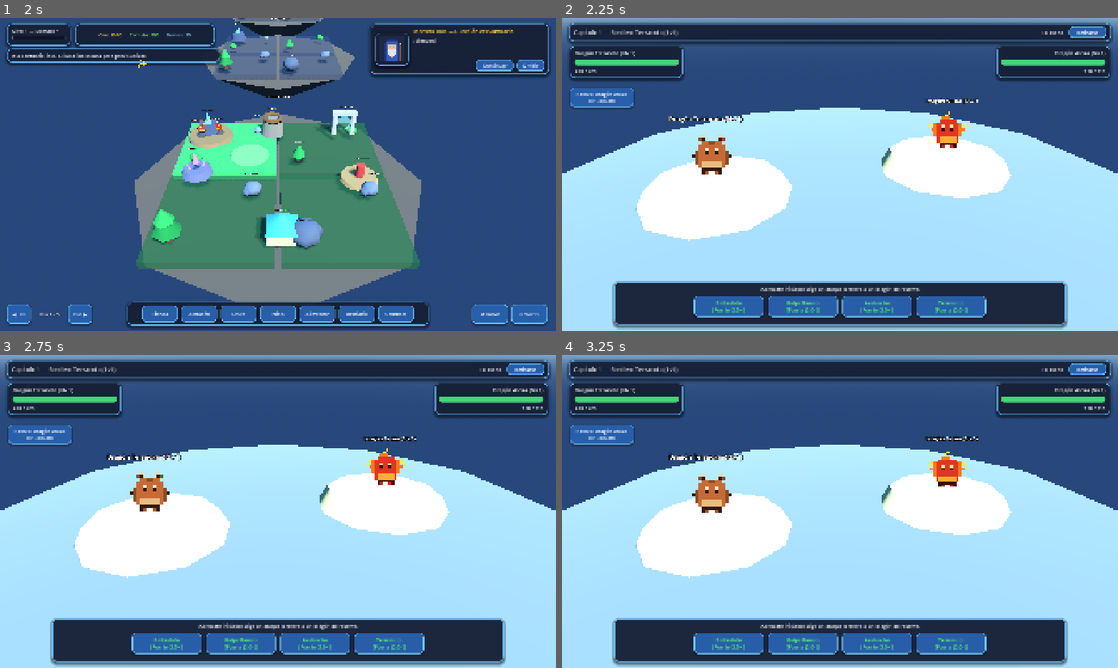
Above: before the commit, frames 1-4 (two rows, left to right).
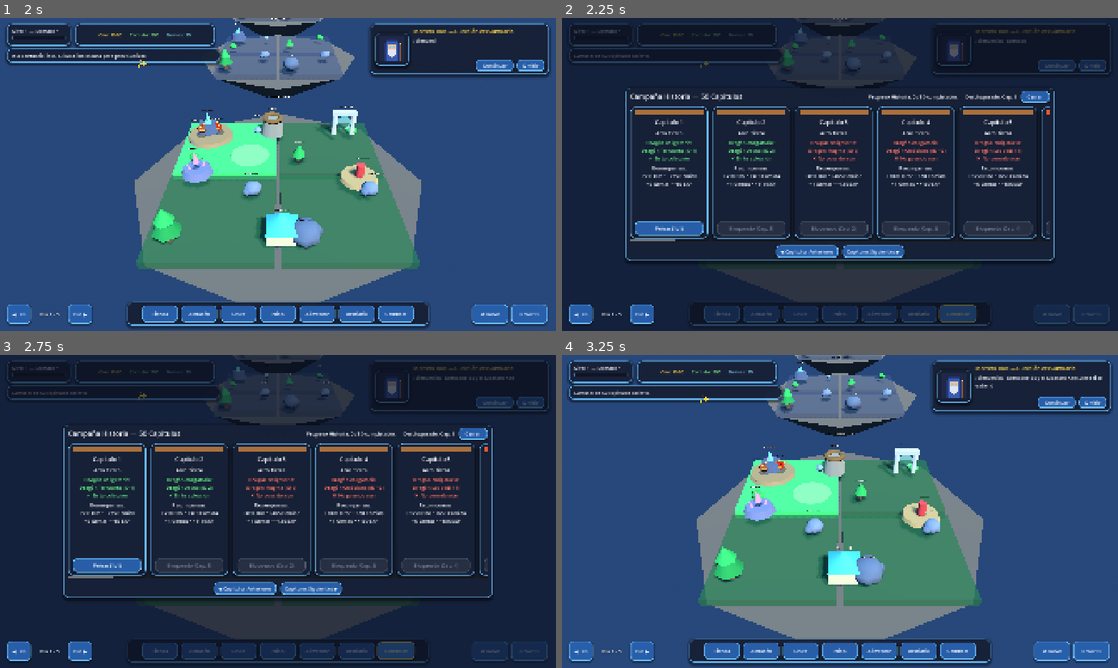
Above: after the commit, the same moments.

Repository: recab535/VJdeRecab
Game: Godot game, scene res://scenes/ui/loading_screen.tscn
The game is run twice, just before and just after one commit, with the same random seed, the same clock (stepped at 60 frames per second) and the same inputs.
Inputs (mouse positions are in pixels of both pictures, inside the frame that each line leads up to):
- Up to frame 1 (2 s): tap Enter at 0.5 s; move the mouse to (400, 158) at 0.52 s; hold Right 0.53-1.25 s; tap Q at 0.6 s; click (400, 158) at 0.67 s; drag from (166, 190) to (250, 237) at 1.27 s
- Up to frame 2 (2.25 s): click "Combate" at 2 s
- Up to frame 3 (2.75 s): no input
- Up to frame 4 (3.25 s): click (1034, 433) at 2.75 s, where only the run after the commit has a clickable "Cerrar"

Frame 1 is identical in both runs. In frame 2, 87% of the frame differs, in the area x 0-100%, y 0-100%; in frame 3, 87%; in frame 4, 78%.

Commit message:
feat(Fase 6): carrusel horizontal de 50 capitulos con especie obligatoria por capitulo y fix tienda

Diff:
--- /dev/null
+++ b/scenes/ui/campana_panel.tscn
@@ -0,0 +1,93 @@
+[gd_scene load_steps=3 format=3]
+
+[ext_resource type="Script" path="res://scripts/ui/campana_panel.gd" id="1_camp"]
+[ext_resource type="Theme" path="res://assets/ui/game_theme.tres" id="2_theme"]
+
+[node name="CampanaPanel" type="Control"]
+visible = false
+layout_mode = 3
+anchors_preset = 15
+anchor_right = 1.0
+anchor_bottom = 1.0
+grow_horizontal = 2
+grow_vertical = 2
+theme = ExtResource("2_theme")
+script = ExtResource("1_camp")
+
+[node name="Dimmer" type="ColorRect" parent="."]
+layout_mode = 1
+anchors_preset = 15
+anchor_right = 1.0
+anchor_bottom = 1.0
+grow_horizontal = 2
+grow_vertical = 2
+color = Color(0.04, 0.06, 0.12, 0.68)
+
+[node name="Panel" type="PanelContainer" parent="."]
+layout_mode = 1
+anchors_preset = 8
+anchor_left = 0.5
+anchor_top = 0.5
+anchor_right = 0.5
+anchor_bottom = 0.5
+offset_left = -740.0
+offset_top = -300.0
+offset_right = 740.0
+offset_bottom = 300.0
+grow_horizontal = 2
+grow_vertical = 2
+
+[node name="VBoxMain" type="VBoxContainer" parent="Panel"]
+layout_mode = 2
+theme_override_constants/separation = 14
+
+[node name="Header" type="HBoxContainer" parent="Panel/VBoxMain"]
+layout_mode = 2
+theme_override_constants/separation = 14
+
+[node name="LblTitulo" type="Label" parent="Panel/VBoxMain/Header"]
+layout_mode = 2
+size_flags_horizontal = 3
+theme_override_font_sizes/font_size = 24
+text = "Campaña Historia — 50 Capítulos"
+
+[node name="LblCampProgreso" type="Label" parent="Panel/VBoxMain/Header"]
+unique_name_in_owner = true
+layout_mode = 2
+text = "Progreso: 0 / 50"
+
+[node name="BtnCerrarCamp" type="Button" parent="Panel/VBoxMain/Header"]
+unique_name_in_owner = true
+custom_minimum_size = Vector2(100, 40)
+layout_mode = 2
+text = "Cerrar"
+
+[node name="ScrollChapters" type="ScrollContainer" parent="Panel/VBoxMain"]
+unique_name_in_owner = true
+layout_mode = 2
+size_flags_vertical = 3
+horizontal_scroll_mode = 2
+vertical_scroll_mode = 0
+
+[node name="ChaptersRow" type="HBoxContainer" parent="Panel/VBoxMain/ScrollChapters"]
+unique_name_in_owner = true
+layout_mode = 2
+size_flags_vertical = 3
+theme_override_constants/separation = 16
+
+[node name="FooterNav" type="HBoxContainer" parent="Panel/VBoxMain"]
+layout_mode = 2
+theme_override_constants/separation = 16
+alignment = 1
+
+[node name="BtnScrollIzq" type="Button" parent="Panel/VBoxMain/FooterNav"]
+unique_name_in_owner = true
+custom_minimum_size = Vector2(180, 44)
+layout_mode = 2
+text = "◀ Capítulos Anteriores"
+
+[node name="BtnScrollDer" type="Button" parent="Panel/VBoxMain/FooterNav"]
+unique_name_in_owner = true
+custom_minimum_size = Vector2(180, 44)
+layout_mode = 2
+text = "Capítulos Siguientes ▶"
--- a/scenes/ui/hud_basic.tscn
+++ b/scenes/ui/hud_basic.tscn
@@ -9,6 +9,7 @@
 [ext_resource type="PackedScene" path="res://scenes/ui/tutorial_dialog.tscn" id="7_tutorial"]
 [ext_resource type="PackedScene" path="res://scenes/ui/estructura_modal.tscn" id="8_est_modal"]
 [ext_resource type="PackedScene" path="res://scenes/ui/almacen_panel.tscn" id="9_almacen"]
+[ext_resource type="PackedScene" path="res://scenes/ui/campana_panel.tscn" id="10_campana"]
 
 [node name="HUD" type="CanvasLayer"]
 script = ExtResource("1_hud")
@@ -307,6 +308,8 @@
 
 [node name="AlmacenPanel" parent="RootControl" instance=ExtResource("9_almacen")]
 
+[node name="CampanaPanel" parent="RootControl" instance=ExtResource("10_campana")]
+
 [node name="IslaNavBar" type="HBoxContainer" parent="RootControl"]
 layout_mode = 1
 anchors_preset = 2
--- a/scenes/ui/tienda_panel.tscn
+++ b/scenes/ui/tienda_panel.tscn
@@ -112,12 +112,12 @@
 theme_override_constants/v_separation = 12
 columns = 4
 
-[node name="Paquetes (Gemas/Oro/Comida)" type="ScrollContainer" parent="Panel/VBoxMain/Tabs"]
+[node name="Paquetes" type="ScrollContainer" parent="Panel/VBoxMain/Tabs"]
 visible = false
 layout_mode = 2
 metadata/_tab_index = 4
 
-[node name="GridPaquetes" type="GridContainer" parent="Panel/VBoxMain/Tabs/Paquetes (Gemas/Oro/Comida)"]
+[node name="GridPaquetes" type="GridContainer" parent="Panel/VBoxMain/Tabs/Paquetes"]
 unique_name_in_owner = true
 layout_mode = 2
 size_flags_horizontal = 3
--- a/scripts/main.gd
+++ b/scripts/main.gd
@@ -20,6 +20,7 @@
 @onready var tutorial_dialog: Control = $HUD/RootControl/TutorialDialog
 @onready var estructura_modal: Control = $HUD/RootControl/EstructuraModal
 @onready var almacen_panel: Control = $HUD/RootControl/AlmacenPanel
+@onready var campana_panel: Control = $HUD/RootControl/CampanaPanel
 
 var _islands: Dictionary = {}
 var _built_habitats: Dictionary = {}
@@ -71,6 +72,8 @@
 			almacen_panel.connect("status_message", hud.show_status_message)
 		if almacen_panel.has_signal("place_tile_requested"):
 			almacen_panel.connect("place_tile_requested", _on_place_tile_requested)
+	if campana_panel and campana_panel.has_signal("chapter_battle_requested"):
+		campana_panel.connect("chapter_battle_requested", _on_chapter_battle_requested)
 
 	_register_islands()
 	_close_overlay_panels()
@@ -326,7 +329,9 @@
 				hud.show_status_message("Bestiario abierto.")
 		"Combate":
 			_close_overlay_panels()
-			_open_combat_arena(1)
+			if campana_panel and campana_panel.has_method("open_campaign"):
+				campana_panel.call("open_campaign")
+				hud.show_status_message("Carrusel de 50 capítulos abierto.")
 		_:
 			hud.show_status_message("Panel %s seleccionado." % panel_name)
 
@@ -344,6 +349,8 @@
 		estructura_modal.visible = false
 	if almacen_panel:
 		almacen_panel.visible = false
+	if campana_panel:
+		campana_panel.visible = false
 	if hud:
 		hud.hide_dragon_feed_panel()
 		hud.hide_island_preview()
@@ -371,7 +378,11 @@
 		hud.show_status_message(str(res.get("msg", "")))
 
 
-func _open_combat_arena(chapter_id: int = 1) -> void:
+func _on_chapter_battle_requested(chapter_data: Dictionary) -> void:
+	_open_combat_arena(chapter_data)
+
+
+func _open_combat_arena(chapter_data: Variant = {}) -> void:
 	if is_instance_valid(_active_combat_arena):
 		return
 	if tutorial_dialog and tutorial_dialog.has_method("notify_action"):
@@ -392,8 +403,8 @@
 	if mgr:
 		if not mgr.is_connected("combat_finished", _on_combat_finished):
 			mgr.connect("combat_finished", _on_combat_finished)
-		if chapter_id > 1 and mgr.has_method("start_chapter"):
-			mgr.call("start_chapter", chapter_id, _active_combat_arena)
+		if chapter_data is Dictionary and not chapter_data.is_empty() and mgr.has_method("start_chapter_data"):
+			mgr.call("start_chapter_data", chapter_data, _active_combat_arena)
 
 
 func _on_combat_finished(victory: bool, rewards: Dictionary) -> void:
--- /dev/null
+++ b/scripts/ui/campana_panel.gd
@@ -0,0 +1,174 @@
+extends Control
+
+## Carrusel horizontal de 50 capítulos PvE (5 por cada uno de los 8 elementos + 10 Legendarios).
+## Cada capítulo exige 1 especie específica del catálogo (especie_requerida_id) para habilitar Pelear.
+
+signal chapter_battle_requested(chapter_data: Dictionary)
+
+const ARC_INFO: Array[Dictionary] = [
+	{"nombre": "Tierra", "color": Color(0.66, 0.44, 0.24), "elem_id": 1},
+	{"nombre": "Fuego", "color": Color(0.92, 0.34, 0.18), "elem_id": 2},
+	{"nombre": "Agua", "color": Color(0.22, 0.62, 0.94), "elem_id": 3},
+	{"nombre": "Planta", "color": Color(0.28, 0.78, 0.36), "elem_id": 4},
+	{"nombre": "Eléctrico", "color": Color(0.95, 0.82, 0.22), "elem_id": 5},
+	{"nombre": "Hielo", "color": Color(0.56, 0.88, 0.98), "elem_id": 6},
+	{"nombre": "Metal", "color": Color(0.64, 0.68, 0.74), "elem_id": 7},
+	{"nombre": "Oscuro", "color": Color(0.42, 0.24, 0.58), "elem_id": 8},
+	{"nombre": "Legendario", "color": Color(0.92, 0.72, 0.24), "elem_id": 9}
+]
+
+# 50 capítulos -> cada uno exige una especie específica (IDs 1..68 del catálogo oficial)
+const CHAPTER_REQUIRED_SPECIES: Array[int] = [
+	1, 2, 9, 10, 11,
+	2, 21, 22, 23, 24,
+	3, 12, 31, 32, 33,
+	4, 13, 14, 39, 40,
+	5, 25, 26, 34, 45,
+	6, 15, 16, 35, 36,
+	7, 17, 18, 27, 28,
+	8, 19, 20, 29, 30,
+	57, 58, 59, 60, 61, 62, 63, 64, 65, 68
+]
+
+@onready var scroll_chapters: ScrollContainer = %ScrollChapters
+@onready var chapters_row: HBoxContainer = %ChaptersRow
+@onready var lbl_progreso: Label = %LblCampProgreso
+@onready var btn_scroll_izq: Button = %BtnScrollIzq
+@onready var btn_scroll_der: Button = %BtnScrollDer
+@onready var btn_cerrar: Button = %BtnCerrarCamp
+
+
+func _ready() -> void:
+	visible = false
+	if btn_cerrar:
+		btn_cerrar.pressed.connect(func() -> void: visible = false)
+	if btn_scroll_izq:
+		btn_scroll_izq.pressed.connect(func() -> void: _scroll_by(-560))
+	if btn_scroll_der:
+		btn_scroll_der.pressed.connect(func() -> void: _scroll_by(560))
+
+
+func open_campaign() -> void:
+	refresh()
+	visible = true
+
+
+func _scroll_by(delta_px: int) -> void:
+	if scroll_chapters == null:
+		return
+	var target: int = maxi(0, scroll_chapters.scroll_horizontal + delta_px)
+	var tw: Tween = create_tween()
+	tw.tween_property(scroll_chapters, "scroll_horizontal", target, 0.22).set_trans(Tween.TRANS_QUAD).set_ease(Tween.EASE_OUT)
+
+
+func build_chapter_data(cap_num: int) -> Dictionary:
+	var arc_idx: int = mini(8, (cap_num - 1) / 5) if cap_num <= 40 else 8
+	var arc: Dictionary = ARC_INFO[arc_idx]
+	var req_id: int = CHAPTER_REQUIRED_SPECIES[clampi(cap_num - 1, 0, CHAPTER_REQUIRED_SPECIES.size() - 1)]
+	var oro_rew: int = 350 + cap_num * 180
+	var comida_rew: int = 180 + cap_num * 95
+	var gemas_rew: int = 5 if (cap_num % 5 == 0 or cap_num == 1) else 1
+	var exp_rew: int = 60 + cap_num * 25
+	var enemy_lvl: int = maxi(1, 1 + int((cap_num - 1) / 3))
+	var elem_id: int = int(arc["elem_id"])
+	var e1: int = elem_id if elem_id <= 8 else 65
+	var e2: int = mini(68, req_id)
+	var e3: int = mini(68, maxi(2, (cap_num + 4) % 64 + 1))
+	return {
+		"capitulo": cap_num,
+		"arco": str(arc["nombre"]),
+		"color": arc["color"],
+		"especie_requerida_id": req_id,
+		"oro": oro_rew,
+		"comida": comida_rew,
+		"gemas": gemas_rew,
+		"exp": exp_rew,
+		"enemigos": [
+			{"especie_id": e1, "nivel": enemy_lvl},
+			{"especie_id": e2, "nivel": enemy_lvl},
+			{"especie_id": e3, "nivel": enemy_lvl + 1}
+		]
+	}
+
+
+func refresh() -> void:
+	for c: Node in chapters_row.get_children():
+		c.queue_free()
+
+	var core: Node = get_node_or_null("/root/GameCore")
+	if core == null:
+		return
+
+	var camp: Dictionary = core.player_state.get("campana", {"capitulo_desbloqueado": 1, "completados": []})
+	var unlocked_cap: int = maxi(1, int(camp.get("capitulo_desbloqueado", 1)))
+	var completed: Array = camp.get("completados", [])
+	lbl_progreso.text = "Progreso Historia: %d / 50 completados  |  Desbloqueado: Cap. %d" % [completed.size(), unlocked_cap]
+
+	for cap: int in range(1, 51):
+		var data: Dictionary = build_chapter_data(cap)
+		var req_id: int = int(data["especie_requerida_id"])
+		var req_sp: Dictionary = core.get_species(req_id)
+		var req_name: String = str(req_sp.get("nombre", "Especie #%d" % req_id))
+		var owns_req: bool = core.has_species_in_collection(req_id)
+		var is_unlocked: bool = cap <= unlocked_cap
+		var is_done: bool = completed.has(cap)
+
+		var card: PanelContainer = PanelContainer.new()
+		card.custom_minimum_size = Vector2(268, 360)
+
+		var vbox: VBoxContainer = VBoxContainer.new()
+		vbox.add_theme_constant_override("separation", 10)
+		card.add_child(vbox)
+
+		var bar: ColorRect = ColorRect.new()
+		bar.custom_minimum_size = Vector2(0, 18)
+		bar.color = data["color"]
+		vbox.add_child(bar)
+
+		var lbl_cap: Label = Label.new()
+		lbl_cap.text = "Capítulo %d%s" % [cap, " ✓" if is_done else ""]
+		lbl_cap.add_theme_font_size_override("font_size", 20)
+		lbl_cap.horizontal_alignment = HORIZONTAL_ALIGNMENT_CENTER
+		vbox.add_child(lbl_cap)
+
+		var lbl_arc: Label = Label.new()
+		lbl_arc.text = "Arco %s" % str(data["arco"])
+		lbl_arc.horizontal_alignment = HORIZONTAL_ALIGNMENT_CENTER
+		vbox.add_child(lbl_arc)
+
+		var lbl_req: Label = Label.new()
+		lbl_req.text = "Dragón obligatorio:\n%s (ID %d)\n%s" % [
+			req_name,
+			req_id,
+			"✔ En tu colección" if owns_req else "✖ No poseído aún"
+		]
+		lbl_req.horizontal_alignment = HORIZONTAL_ALIGNMENT_CENTER
+		lbl_req.autowrap_mode = TextServer.AUTOWRAP_WORD
+		lbl_req.add_theme_color_override("font_color", Color(0.42, 0.96, 0.56) if owns_req else Color(1.0, 0.48, 0.45))
+		vbox.add_child(lbl_req)
+
+		var lbl_rew: Label = Label.new()
+		lbl_rew.text = "Recompensas:\n+%d Oro • +%d Comida\n+%d Gemas • +%d EXP" % [
+			int(data["oro"]), int(data["comida"]), int(data["gemas"]), int(data["exp"])
+		]
+		lbl_rew.horizontal_alignment = HORIZONTAL_ALIGNMENT_CENTER
+		lbl_rew.size_flags_vertical = Control.SIZE_EXPAND_FILL
+		vbox.add_child(lbl_rew)
+
+		var btn: Button = Button.new()
+		btn.custom_minimum_size = Vector2(0, 48)
+		if not is_unlocked:
+			btn.text = "Bloqueado (Cap. %d)" % (cap - 1)
+			btn.disabled = true
+		elif not owns_req:
+			btn.text = "Falta %s" % req_name
+			btn.disabled = true
+		else:
+			btn.text = "Pelear (1v1)"
+			var captured: Dictionary = data
+			btn.pressed.connect(func() -> void:
+				visible = false
+				chapter_battle_requested.emit(captured)
+			)
+		vbox.add_child(btn)
+		chapters_row.add_child(card)
